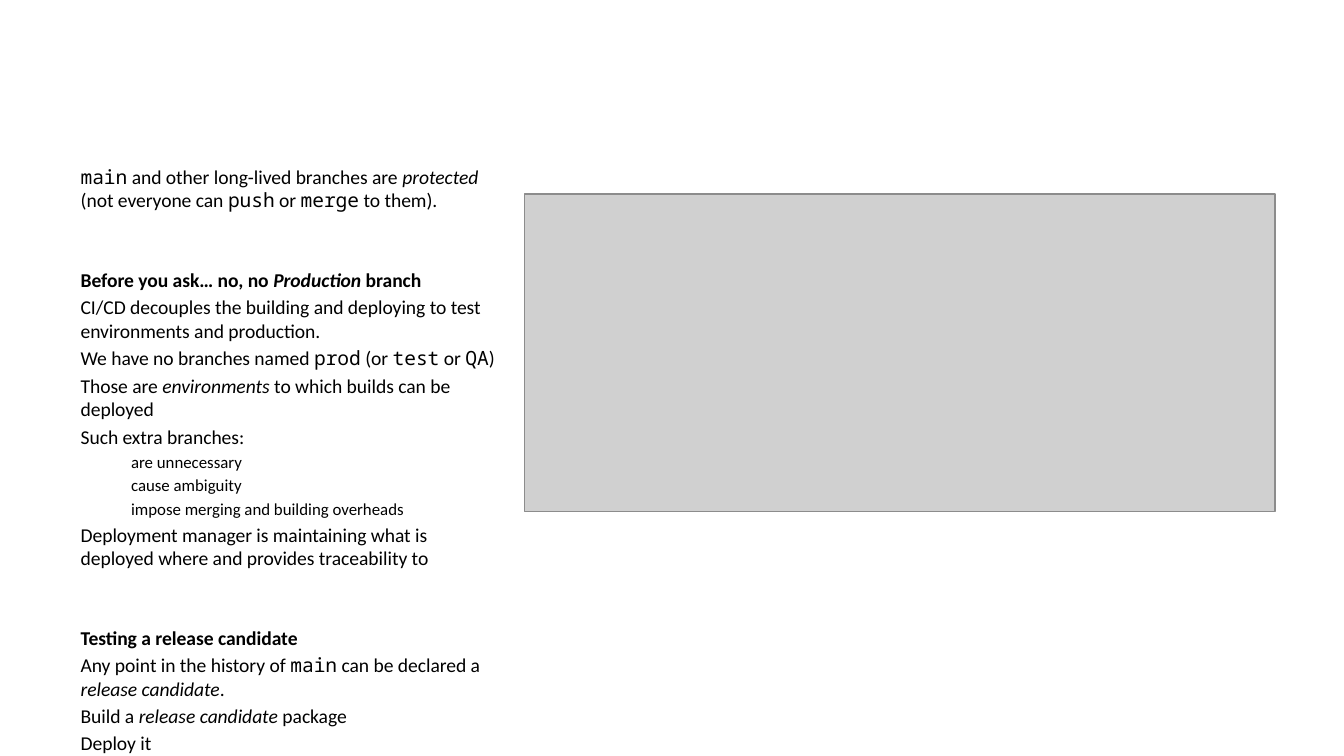
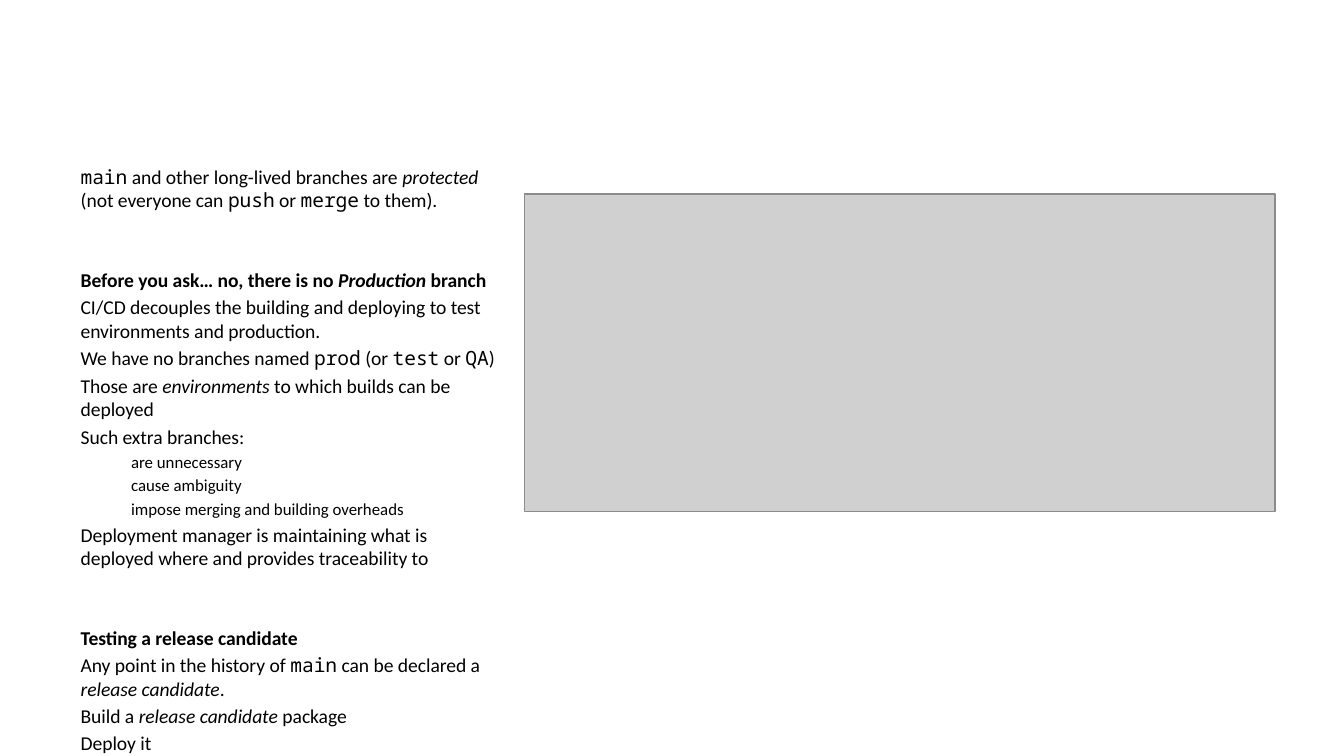
Before and after one commit to ijmitch/ukgse-2024-devops-git, a slide deck: slide 8 of docs/p1.pptx. Drawn at 1344x756 pixels with LibreOffice and Linux fonts; fonts in the diff are those of the drawing; grey boxes stand for pictures. Boxes give left, top, right and bottom in pixels: in the first picture for what was removed or moved away, otherwise in the second. Text is boxed around its words. In the diff, an @@ line names an element or a change of style, - is before the commit and + after.

```diff
--- a/docs/p1.pptx
+++ b/docs/p1.pptx
@@ text at bbox=[81, 273, 487, 290]: text changed @@
-Before you ask… no, no Production branch
+Before you ask… no, there is no Production branch
```
Also in this commit, not shown: 7 other slides changed, 3 other files.
